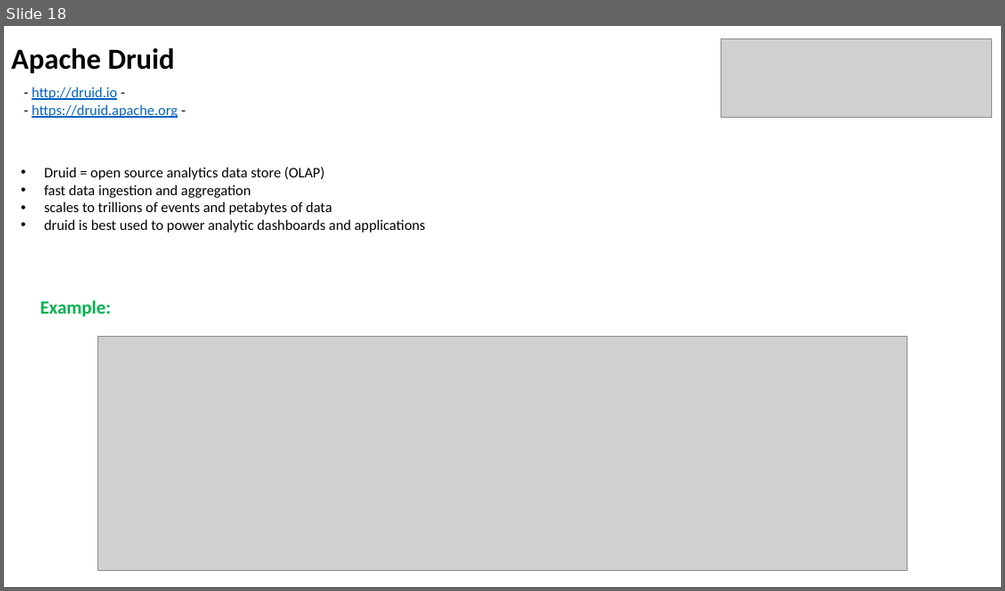
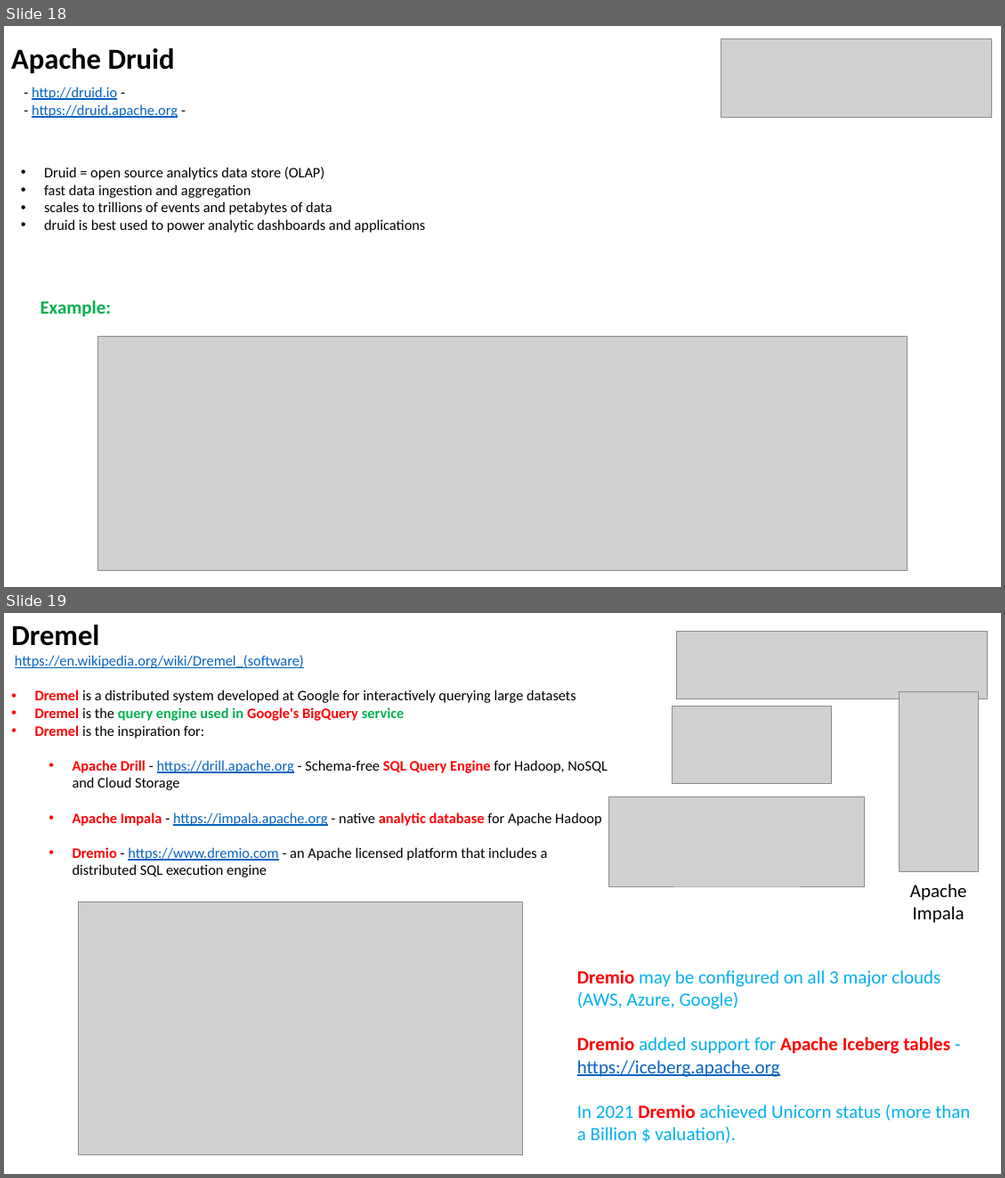
Before and after one commit to lselector/data_architect, a slide deck: DA_13_miscellaneous.pptx. Shown one above the other, each under a label of ours: slide 18 before the commit, slides 18 and 19 after it. The pictures are 1005x591 and 1005x1178 pixels, drawn with LibreOffice and Linux fonts; fonts in the diff are those of the drawing; grey boxes stand for pictures. Boxes give left, top, right and bottom in pixels: in the first picture for what was removed or moved away, otherwise in the second. Text is boxed around its words. In the diff, an @@ line names an element or a change of style, - is before the commit and + after.

```diff
--- a/DA_13_miscellaneous.pptx
+++ b/DA_13_miscellaneous.pptx
@@ slide 19 added at (x1=4, y1=613, x2=1001, y2=1174), background #FFFFFF @@
@@ text added at (x1=11, y1=625, x2=607, y2=877), 14 pt, text #000000 @@
+Dremel
+https://en.wikipedia.org/wiki/Dremel_(software)
+• Dremel is a distributed system developed at Google for interactively querying large datasets
+• Dremel is the query engine used in Google's BigQuery service
+• Dremel is the inspiration for:
+  • Apache Drill - https://drill.apache.org - Schema-free SQL Query Engine for Hadoop, NoSQL and Cloud Storage
+  • Apache Impala - https://impala.apache.org - native analytic database for Apache Hadoop
+  • Dremio - https://www.dremio.com - an Apache licensed platform that includes a distributed SQL execution engine
@@ picture added at (x1=676, y1=631, x2=987, y2=698) @@
@@ picture added at (x1=899, y1=692, x2=979, y2=872) @@
@@ picture added at (x1=672, y1=706, x2=832, y2=784) @@
@@ picture added at (x1=609, y1=797, x2=864, y2=886) @@
@@ picture added at (x1=79, y1=901, x2=523, y2=1155) @@
@@ text added at (x1=910, y1=884, x2=967, y2=923), 18 pt, text #000000 @@
+Apache
+Impala
@@ text added at (x1=577, y1=970, x2=970, y2=1143), 18 pt, text #00B0F0 @@
+Dremio may be configured on all 3 major clouds (AWS, Azure, Google)
+Dremio added support for Apache Iceberg tables - https://iceberg.apache.org
+In 2021 Dremio achieved Unicorn status (more than a Billion $ valuation).
```
